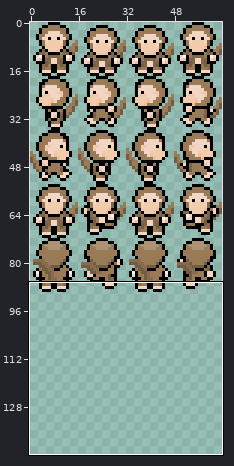
Sprite sheet -- public/assets/monkey.png. Above: a wide view before the commit, with the close-up outlined.
Close-up. Old version:
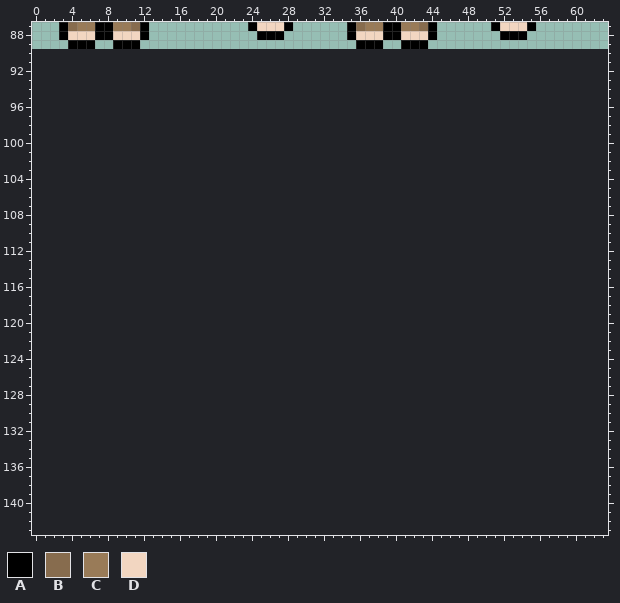
The file is 64x90 pixels. Colours within 5 levels of each other are drawn and written as one. Shown: x 0..63, y 87..143. The old version is drawn lined up with the new one, on the new canvas.
Palette (. is transparent): A #000000  B #876c4e  C #997b58  D #f2d6c1
Pixels before (only the part around the change), first column x 0:
 87 ...ABCCAACCBA...........ADDDA......ABCCAACCBA......ADDDA........
 88 ...ADDDAADDDA............AAA.......ADDDAADDDA.......AAA.........
 89 ....AAA..AAA........................AAA..AAA....................
 90 ................................................................
 91 ................................................................
 92 ................................................................
 93 ................................................................
 94 ................................................................
 95 ................................................................
 96 ................................................................
 97 ................................................................
 98 ................................................................
 99 ................................................................
100 ................................................................
101 ................................................................
102 ................................................................
103 ................................................................
104 ................................................................
105 ................................................................
106 ................................................................
107 ................................................................
108 ................................................................
109 ................................................................
110 ................................................................
111 ................................................................
112 ................................................................
113 ................................................................
114 ................................................................
115 ................................................................
116 ................................................................
117 ................................................................
118 ................................................................
119 ................................................................
120 ................................................................
121 ................................................................
122 ................................................................
123 ................................................................
124 ................................................................
125 ................................................................
126 ................................................................
127 ................................................................
128 ................................................................
129 ................................................................
130 ................................................................
131 ................................................................
132 ................................................................
133 ................................................................
134 ................................................................
135 ................................................................
136 ................................................................
137 ................................................................
138 ................................................................
139 ................................................................
140 ................................................................
141 ................................................................
142 ................................................................
143 ................................................................
Once edited:
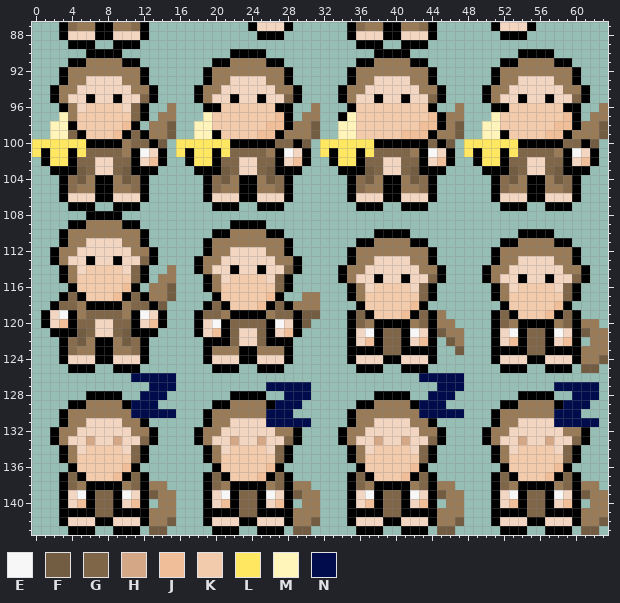
Colours new in this view: E #f7f7f7  F #725c42  G #7f6649  H #d4a786  J #f0be99  K #f2caac  L #ffe762  M #fff5bb  N #000c4b
Changes in this commit:
canvas 64x90 -> 64x144
Changed rows in their new state; - is an unchanged pixel.
first column x 0:
 90 ------AAAA------------AAAA------------AAAA------------AAAA------
 91 ----AACCCCAA--------AACCCCAA--------AACCCCAA--------AACCCCAA----
 92 ---ACCCCCCCCA------ACCCCCCCCA------ACCCCCCCCA------ACCCCCCCCA---
 93 ---ACCDDDDCCA------ACCDDDDCCA------ACCDDDDCCA------ACCDDDDCCA---
 94 --ACCDDDDDDCCA----ACCDDDDDDCCA----ACCDDDDDDCCA----ACCDDDDDDCCA--
 95 --ACDDADDADDGA----ACDDADDADDGA----ACDDADDADDGA----ACDDADDADDGA--
 96 ---ACDKKKKDGA--C---AAKKKKKKAA--C---AKKKKKKKKA--C---AAKKKKKKAA--C
 97 ---MCKKKKKKGA-CC---MKKKKKKKJA-CC--AMKKKKKKKKJACC---MKKKKKKKJA-CC
 98 --MMAKKKKKJA-CCF--MMKKKKKKJJACCF--MMKKKKKKKJJACF--MMKKKKKKJJACCF
 99 --MMGAKKKJAGACCF--MMAKKKKJJACCCF--MMKKKKKJJJACCF--MMAKKKKJJACCCF
100 LLLLLLAAAACGGAF-LLLLLLAAAAAGGAF-LLLLLLAAAAAAGAF-LLLLLLAAAAAGGAF-
101 LALLALGGGGCAEDA-LALLALGGGGCAEDA-LALLALGGGGCAEDA-LALLALGGGGCAEDA-
102 -ALLAGGDDGGADJA--ALLAGGDDGGADJA--ALLAGGDDGGADJA--ALLAGGDDGGADJA-
103 --AAAFGDDGFAAA----AAAFGDDGFAAA----AAAFGDDGFAAA----AAAFGDDGFAAA--
104 ---ABFCAACFBA------ABFCAACFBA------ABFCAACFBA------ABFCAACFBA---
105 ---ABCCAACCBA------ABCCAACCBA------ABCCAACCBA------ABCCAACCBA---
106 ---ADDDAADDDA------ADDDAADDDA------ADDDAADDDA------ADDDAADDDA---
107 ----AAA--AAA--------AAA--AAA--------AAA--AAA--------AAA--AAA----
108 ------AAAA------------------------------------------------------
109 ----AACCCCAA----------AAAA--------------------------------------
110 ---ACCCCCCCCA-------AACCCCAA----------AAAA------------AAAA------
111 ---ACCDDDDCCA------ACCCCCCCCA-------AACCCCAA--------AACCCCAA----
112 --ACCDDDDDDCCA-----ACCDDDDCCA------ACCCCCCCCA------ACCCCCCCCA---
113 --ACDDADDADDGA----ACCDDDDDDCCA-----ACCDDDDCCA------ACCDDDDCCA---
114 ---ACDKKKKDGA--C--ACDDADDADDGA----ACCDDDDDDCCA----ACCDDDDDDCCA--
115 ---ACKKKKKKGA-CC---ACDKKKKDGA-----ACDDADDADDGA----ACDDADDADDGA--
116 ----AKKKKKJA-CCF---ACKKKKKKGA------ACDKKKKDGA------ACDKKKKDGA---
117 ---AGAKKKJAGACCF----AKKKKKJA--CC---ACKKKKKKGA------ACKKKKKKGA---
118 --AGGCAAAACGGAF----AGAKKKJAGACCC----AKKKKKJA--------AKKKKKJA----
119 -ADEACGGGGCAEDA---AGGCAAAACGGAFF---AGAKKKJAGAC-----AGAKKKJAGA---
120 -ADJAGGDDGGADJA---ADEAGGGGAEDAF----AGCAAAACGACC----AGCAAAACGACC-
121 --AAAFGDDGFAAA----ADJAGDDGADJA-----ADEAGGAEDAFCC---ADEAGGAEDAFCC
122 ---ABFCAACFBA------AAAGDDGAAA------ADJAGGADJA-FC---ADJAGGADJA-CC
123 ---ABCCAACCBA------ACCCAACCCA------AAAAGGAAAA--F---AAAAGGAAAACCC
124 ---ADDDAADDDA------ADDDAADDDA------ADDDAADDDA------ADDDAADDDACCF
125 ----AAA--AAA--------AAA--AAA--------AAA--AAA--------AAA--AAA-FF-
126 -----------NNNNN---------------------------NNNNN----------------
127 -------------NNN----------NNNNN--------------NNN----------NNNNN-
128 ------AAAA--NNN-------AAAA--NNN-------AAAA--NNN-------AAAA--NNN-
129 ----AACCCCANNN------AACCCCANNN------AACCCCANNN------AACCCCANNN--
130 ---ACCCCCCCNNNNN---ACCCCCCNNN------ACCCCCCCNNNNN---ACCCCCCNNN---
131 ---ACCDDDDCCA------ACCDDDDNNNNN----ACCDDDDCCA------ACCDDDDNNNNN-
132 --ACCDDDDDDCCA----ACCDDDDDDCCA----ACCDDDDDDCCA----ACCDDDDDDCCA--
133 --ACDDHDDHDDGA----ACDDHDDHDDGA----ACDDHDDHDDGA----ACDDHDDHDDGA--
134 ---ACDKKKKDGA------ACDKKKKDGA------ACDKKKKDGA------ACDKKKKDGA---
135 ---ACKKKKKKGA------ACKKKKKKGA------ACKKKKKKGA------ACKKKKKKGA---
136 ----AKKKKKJA--------AKKKKKJA--------AKKKKKJA--------AKKKKKJA----
137 ---AGAKKKJAGA------AGAKKKJAGA------AGAKKKJAGA------AGAKKKJAGA---
138 ---AGCAAAACGACC----AGCAAAACGACC----AGCAAAACGACC----AGCAAAACGACC-
139 ---ADEAGGAEDAFCC---ADEAGGAEDAFCC---ADEAGGAEDAFCC---ADEAGGAEDAFCC
140 ---ADJAGGADJA-CC---ADJAGGADJA-CC---ADJAGGADJA-CC---ADJAGGADJA-CC
141 ---AAAAGGAAAACCC---AAAAGGAAAACCC---AAAAGGAAAACCC---AAAAGGAAAACCC
142 ---ADDDAADDDACCF---ADDDAADDDACCF---ADDDAADDDACCF---ADDDAADDDACCF
143 ----AAA--AAA-FF-----AAA--AAA-FF-----AAA--AAA-FF-----AAA--AAA-FF-
Changed places in both close-ups, as pixel boxes (x1, y1, x2, y2):
added: (32, 49, 608, 535)
